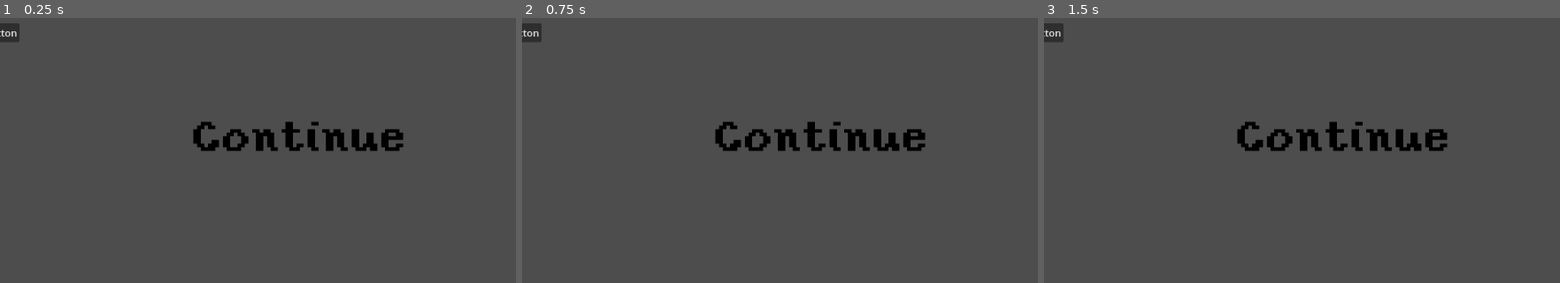
Above: before the commit, frames 1-3 (left to right).
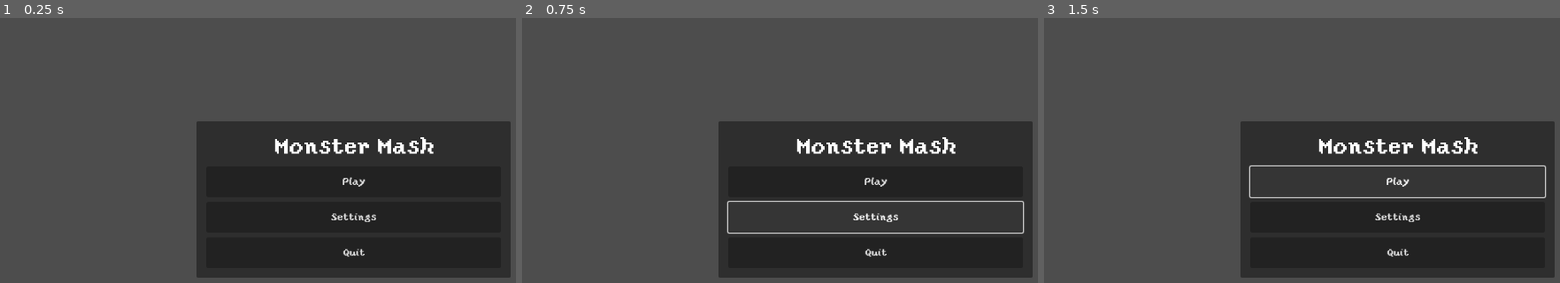
Above: after the commit, the same moments.

Repository: tharmoth/MansionMash
Game: Godot game, scene res://Scenes/Main.tscn
Same seed, same stepped clock (60 frames per second), same inputs: the game is played once before the commit and once after it.
Inputs (mouse positions are in pixels of both pictures, inside the frame that each line leads up to):
- Up to frame 1 (0.25 s): no input
- Up to frame 2 (0.75 s): click (878, 216) at 0.5 s, where only the run after the commit has a clickable "Settings"
- Up to frame 3 (1.5 s): click (1400, 182) at 1.25 s, where only the run after the commit has a clickable "Play"

The runs differ from the first frame. In frame 1, 36% of the frame differs, in the area x 0-99%, y 2-98%; in frame 2, 29%; in frame 3, 29%.

Commit message:
menu stuff

Diff:
--- a/Scenes/GUI.tscn
+++ b/Scenes/GUI.tscn
@@ -1,6 +1,6 @@
 [gd_scene load_steps=2 format=3 uid="uid://b245rn6c44dps"]
 
-[ext_resource type="Texture2D" uid="uid://dw0ap304awwgp" path="res://menu/continue.png" id="1_y7sd2"]
+[ext_resource type="FontFile" uid="uid://db42tov38et3d" path="res://menu/yoster.ttf" id="1_nvgox"]
 
 [node name="GUI" type="Control"]
 layout_mode = 3
@@ -22,37 +22,70 @@
 theme_override_constants/margin_right = 50
 theme_override_constants/margin_bottom = 50
 
-[node name="VBoxContainer" type="VBoxContainer" parent="MarginContainer"]
+[node name="Background" type="TextureRect" parent="."]
+layout_mode = 1
+anchors_preset = 15
+anchor_right = 1.0
+anchor_bottom = 1.0
+grow_horizontal = 2
+grow_vertical = 2
+
+[node name="CanvasLayer" type="CanvasLayer" parent="."]
+
+[node name="Control" type="Control" parent="CanvasLayer"]
+layout_mode = 3
+anchors_preset = 15
+anchor_right = 1.0
+anchor_bottom = 1.0
+grow_horizontal = 2
+grow_vertical = 2
+
+[node name="CenterContainer" type="CenterContainer" parent="CanvasLayer/Control"]
+layout_mode = 1
+anchors_preset = 15
+anchor_right = 1.0
+anchor_bottom = 1.0
+grow_horizontal = 2
+grow_vertical = 2
+
+[node name="PanelContainer" type="PanelContainer" parent="CanvasLayer/Control/CenterContainer"]
+custom_minimum_size = Vector2(512, 256)
 layout_mode = 2
 
-[node name="Button" type="Button" parent="MarginContainer/VBoxContainer"]
+[node name="MarginContainer" type="MarginContainer" parent="CanvasLayer/Control/CenterContainer/PanelContainer"]
 layout_mode = 2
-size_flags_horizontal = 0
-size_flags_vertical = 0
-text = "Test Button"
+theme_override_constants/margin_left = 16
+theme_override_constants/margin_top = 16
+theme_override_constants/margin_right = 16
+theme_override_constants/margin_bottom = 16
 
-[node name="Button2" type="Button" parent="MarginContainer/VBoxContainer"]
+[node name="VBoxContainer" type="VBoxContainer" parent="CanvasLayer/Control/CenterContainer/PanelContainer/MarginContainer"]
 layout_mode = 2
-size_flags_horizontal = 0
-size_flags_vertical = 0
-text = "Hello"
+theme_override_constants/separation = 8
 
-[node name="HBoxContainer" type="HBoxContainer" parent="MarginContainer"]
+[node name="Label" type="Label" parent="CanvasLayer/Control/CenterContainer/PanelContainer/MarginContainer/VBoxContainer"]
 layout_mode = 2
+size_flags_vertical = 3
+theme_override_fonts/font = ExtResource("1_nvgox")
+theme_override_font_sizes/font_size = 36
+text = "Monster Mash"
+horizontal_alignment = 1
+vertical_alignment = 1
 
-[node name="TextureRect" type="TextureRect" parent="MarginContainer"]
+[node name="ButtonPlay" type="Button" parent="CanvasLayer/Control/CenterContainer/PanelContainer/MarginContainer/VBoxContainer"]
 layout_mode = 2
-texture = ExtResource("1_y7sd2")
-stretch_mode = 2
+size_flags_vertical = 3
+theme_override_fonts/font = ExtResource("1_nvgox")
+text = "Play"
 
-[node name="TextureRect2" type="TextureRect" parent="MarginContainer"]
+[node name="Button2Settings" type="Button" parent="CanvasLayer/Control/CenterContainer/PanelContainer/MarginContainer/VBoxContainer"]
 layout_mode = 2
+size_flags_vertical = 3
+theme_override_fonts/font = ExtResource("1_nvgox")
+text = "Settings"
 
-[node name="TextureRect3" type="TextureRect" parent="MarginContainer"]
+[node name="Button3Quit" type="Button" parent="CanvasLayer/Control/CenterContainer/PanelContainer/MarginContainer/VBoxContainer"]
 layout_mode = 2
-
-[node name="TextureRect4" type="TextureRect" parent="MarginContainer"]
-layout_mode = 2
-
-[node name="TextureRect5" type="TextureRect" parent="MarginContainer"]
-layout_mode = 2
+size_flags_vertical = 3
+theme_override_fonts/font = ExtResource("1_nvgox")
+text = "Quit"
Not shown, added: Assets/character/potentialMan2TopHat.png.import
Binary file added: menu/options.png
Not shown, added: menu/options.png.import
Binary file added: menu/title pending.png
Not shown, added: menu/title pending.png.import
Binary file added: menu/yoster.ttf
Not shown, added: menu/yoster.ttf.import
